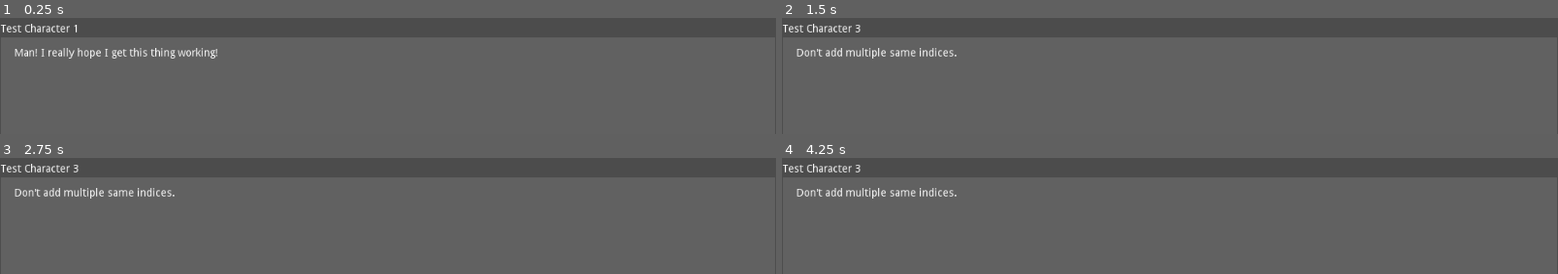
Above: before the commit, frames 1-4 (two rows, left to right).
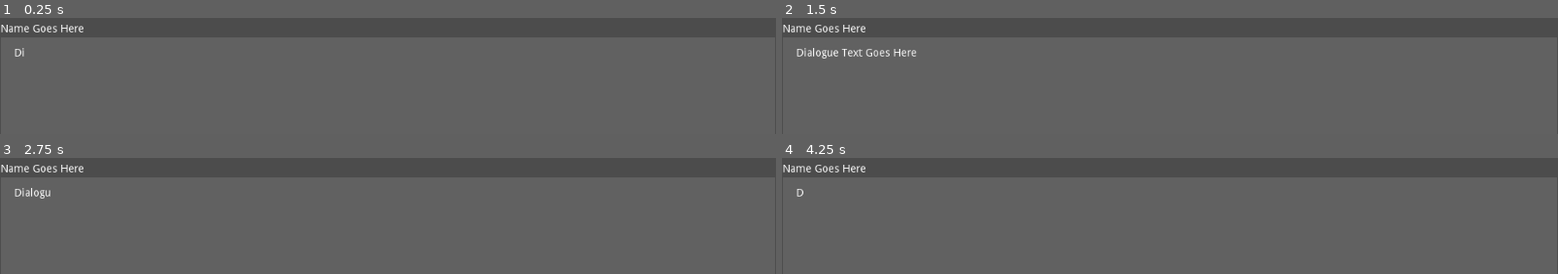
Above: after the commit, the same moments.

Repository: erranye/my-first-game-jam-2021
Game: Godot game, scene res://scenes/testScene.tscn
Two runs of this game, one before a commit and one after it. Both use one fixed random seed, a clock stepped at 60 frames per second and the inputs below. The project has no main scene, so this scene is started directly.
Inputs:
- Up to frame 1 (0.25 s): no input
- Up to frame 2 (1.5 s): tap Enter (ui_accept) at 0.5, 0.6, 0.77, 1.07, 1.35 s
- Up to frame 3 (2.75 s): tap Enter (ui_accept) at 1.52, 1.82, 2.1 s
- Up to frame 4 (4.25 s): tap Enter (ui_accept) at 2.85, 3.02, 3.32, 3.6, 3.77, 4.07 s

The runs differ from the first frame. In frame 1, 1.4% of the frame differs, in the area x 0-28%, y 5-35%; in frame 2, 1.2%; in frame 3, 1.2%; in frame 4, 1.1%.
Error after the commit: Invalid get index 'Test Scene' (on base: 'Dictionary'). (res://script/dialogueHandler.gd:20)

Commit message:
Dialogue UI text animations, added ability to skip dialogue animation + skip dialogue

Diff:
--- a/dialogueUI.gd
+++ b/dialogueUI.gd
@@ -1,12 +1,41 @@
 extends Control
 
-onready var dialogue_container = $DialogueContainer
-onready var speaker_name = $DialogueContainer/speakerName
-onready var speaker_dialogue = $DialogueContainer/DialogueBox/speakerDialogue
+var dialogue_container
+var speaker_name
+var speaker_dialogue
+var tween
+var animating = true
 
+func _ready():
+	dialogue_container = $DialogueContainer
+	speaker_name = $DialogueContainer/speakerName
+	speaker_dialogue = $DialogueContainer/DialogueBox/speakerDialogue
+	tween = $DialogueContainer/DialogueBox/Tween
+
+	speaker_dialogue.percent_visible = 0
+
+func tween_dialogue():
+	# Reset typing animation
+	speaker_dialogue.percent_visible = 0
+	# Tween interpolate property to change "percent_visible" from 0 to 1 over 2 seconds
+	tween.interpolate_property(speaker_dialogue, "percent_visible", 0, 1, 2, Tween.TRANS_LINEAR, Tween.EASE_IN_OUT)
+	tween.start()
+
+func display_all_dialogue():
+	tween.stop_all()
+	speaker_dialogue.percent_visible = 1
+
+func all_dialogue_visible():
+	return speaker_dialogue.percent_visible == 1
 
 func set_speaker_name(new_name):
 	speaker_name.text = new_name
 
 func set_dialogue_text(text):
 	speaker_dialogue.bbcode_text = text
+
+func show_text_box():
+	dialogue_container.visible = true
+
+func hide_text_box():
+	dialogue_container.visible = false
--- a/project.godot
+++ b/project.godot
@@ -23,6 +23,18 @@
 config/name="mfgj2021"
 config/icon="res://icon.png"
 
+[input]
+
+ui_accept={
+"deadzone": 0.5,
+"events": [ Object(InputEventKey,"resource_local_to_scene":false,"resource_name":"","device":0,"alt":false,"shift":false,"control":false,"meta":false,"command":false,"pressed":false,"scancode":16777221,"unicode":0,"echo":false,"script":null)
+, Object(InputEventKey,"resource_local_to_scene":false,"resource_name":"","device":0,"alt":false,"shift":false,"control":false,"meta":false,"command":false,"pressed":false,"scancode":16777222,"unicode":0,"echo":false,"script":null)
+, Object(InputEventKey,"resource_local_to_scene":false,"resource_name":"","device":0,"alt":false,"shift":false,"control":false,"meta":false,"command":false,"pressed":false,"scancode":32,"unicode":0,"echo":false,"script":null)
+, Object(InputEventJoypadButton,"resource_local_to_scene":false,"resource_name":"","device":0,"button_index":0,"pressure":0.0,"pressed":false,"script":null)
+, Object(InputEventMouseButton,"resource_local_to_scene":false,"resource_name":"","device":-1,"alt":false,"shift":false,"control":false,"meta":false,"command":false,"button_mask":0,"position":Vector2( 0, 0 ),"global_position":Vector2( 0, 0 ),"factor":1.0,"button_index":1,"pressed":false,"doubleclick":false,"script":null)
+ ]
+}
+
 [physics]
 
 common/enable_pause_aware_picking=true
--- a/scenes/dialogueTest.gd
+++ b/scenes/dialogueTest.gd
@@ -7,19 +7,23 @@
 var dialogue_ui
 
 func _ready():
-	scene_name = "test_scene"
+	scene_name = get_tree().get_current_scene().get_name()
 	scene_dialogue_handler = dialogue_handler.new()
 	scene_dialogue = scene_dialogue_handler.load_dialogue("res://test.json", scene_name)
 	dialogue_ui = $DialogueUI
 	update_dialogue()
 
 func _physics_process(delta):
-	if scene_dialogue_handler.dialogue_active:
-		if Input.is_action_just_pressed("ui_accept"):
+	if Input.is_action_just_pressed("ui_accept"):
+		if dialogue_ui.all_dialogue_visible():
 			if scene_dialogue_handler.dialogue_finished:
 				pass
+				# Scene transition
 			else:
 				update_dialogue()
+		else:
+			dialogue_ui.display_all_dialogue()
+
 
 
 func update_dialogue():
@@ -27,3 +31,4 @@
 	print(scene_dialogue_handler.dialogue_index)
 	dialogue_ui.set_speaker_name(scene_dialogue_handler.current_speaker)
 	dialogue_ui.set_dialogue_text(scene_dialogue_handler.current_speaker_text)
+	dialogue_ui.tween_dialogue()
--- /dev/null
+++ b/scenes/testScene2.tscn
@@ -0,0 +1,3 @@
+[gd_scene format=2]
+
+[node name="testScene2" type="Node"]
